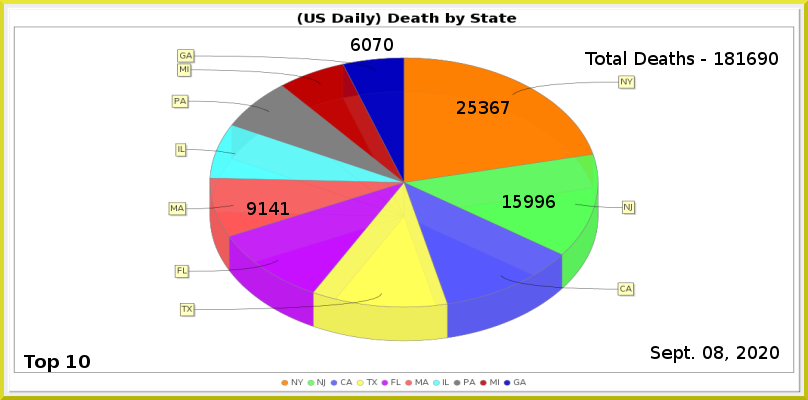
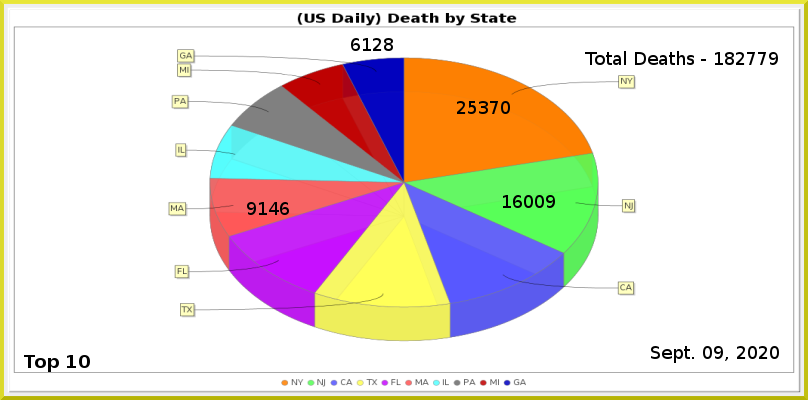
The second 808x400 image is a revision of the first. Changes to its layers:
painted on "Least" over bbox(362, 38, 393, 51)
painted on "MA" over bbox(280, 202, 289, 215)
painted on "NJ" over bbox(513, 195, 555, 208)
painted on "NY" over bbox(490, 101, 510, 114)
renamed "Total Deaths - 181690" to "Total Deaths - 182779", painted on it over bbox(736, 52, 778, 65)
painted on "Current Date" over bbox(714, 346, 723, 359)
painted on "Death_by_State.png" over bbox(168, 49, 637, 341)
